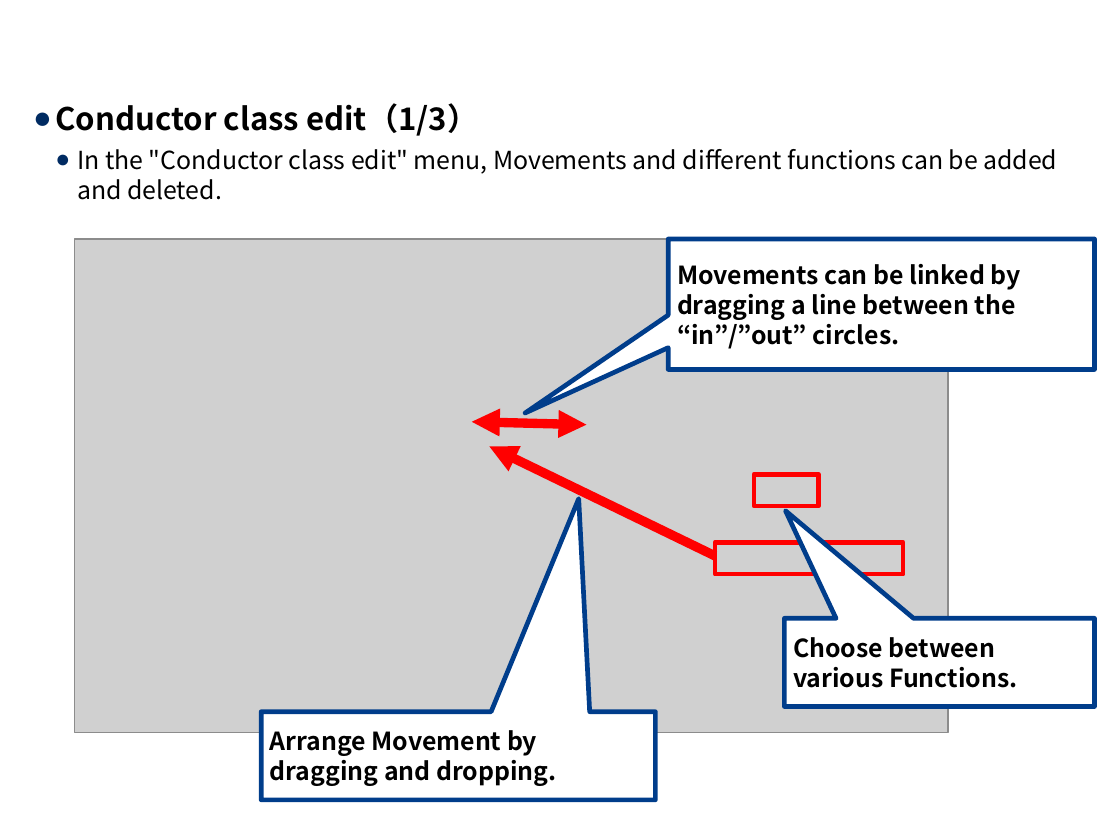
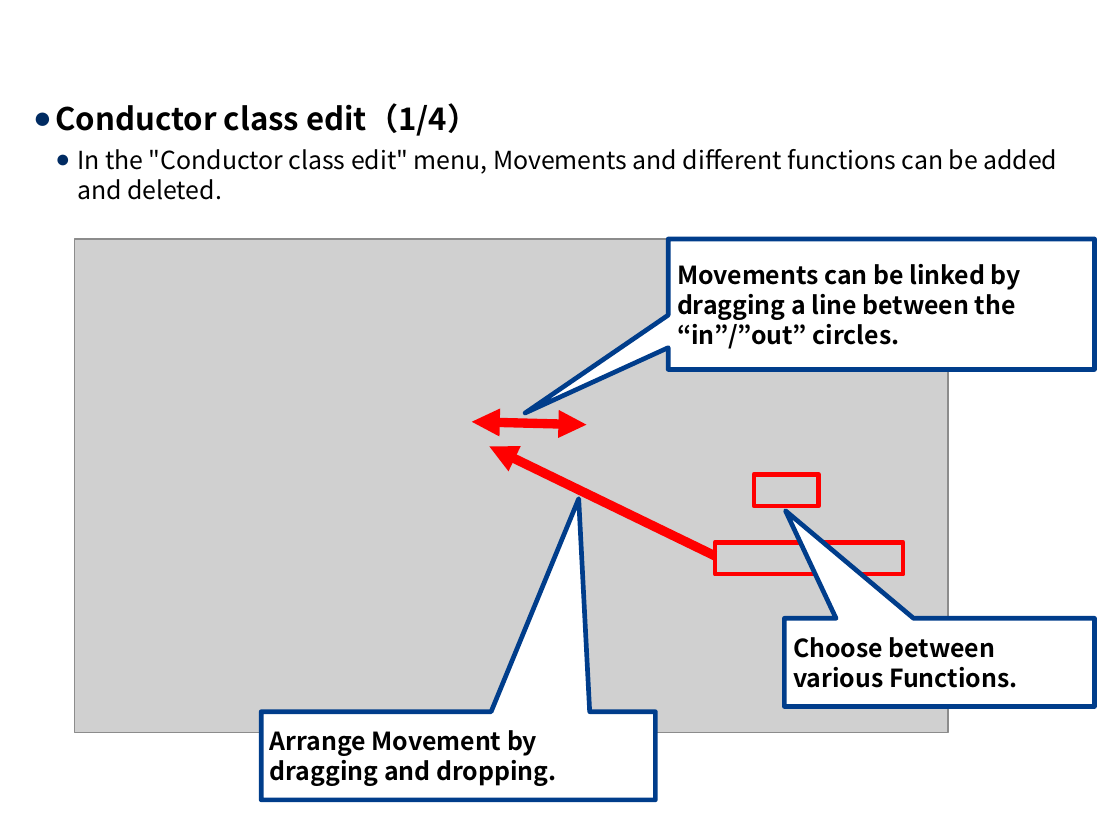
Before and after one commit to exastro-suite/it-automation-docs, a slide deck: slide 9 of asset/Learn/ITA-Conductor.pptx. Drawn at 1120x840 pixels with LibreOffice and Linux fonts; fonts in the diff are those of the drawing; grey boxes stand for pictures; background and template pictures are left out. Boxes give left, top, right and bottom in pixels: in the first picture for what was removed or moved away, otherwise in the second. Text is boxed around its words. In the diff, an @@ line names an element or a change of style, - is before the commit and + after.

```diff
--- a/asset/Learn/ITA-Conductor.pptx
+++ b/asset/Learn/ITA-Conductor.pptx
@@ text at [55,103,478,136]: text changed @@
-● Conductor class edit（1/3）
+● Conductor class edit（1/4）
```
Also in this commit, not shown: 13 other slides changed, 1 slide added, 5 other files.
